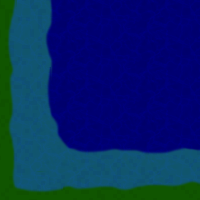
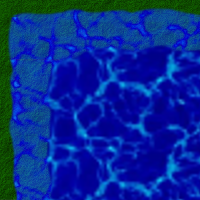
Layered file, before and after one edit (200 x 200). Changes by layer:
showed "Pasted Layer #2", painted on it over [left=0, top=0, right=200, bottom=28]
painted on "Pasted Layer #3" over [left=0, top=0, right=28, bottom=200]
hid "Pasted Layer #1", painted on it over [left=0, top=171, right=200, bottom=200]
hid "Pasted Layer #6", painted on it over [left=0, top=0, right=200, bottom=200]
showed "Pasted Layer #9", painted on it over [left=0, top=0, right=200, bottom=200]
removed layer "Layer" over [left=0, top=0, right=200, bottom=200]
added layer "Dropped Buffer copy" above "Dropped Buffer" over [left=0, top=100, right=200, bottom=200]
renamed "water_tile.png" to "Dropped Buffer", painted on it over [left=0, top=0, right=200, bottom=200]
